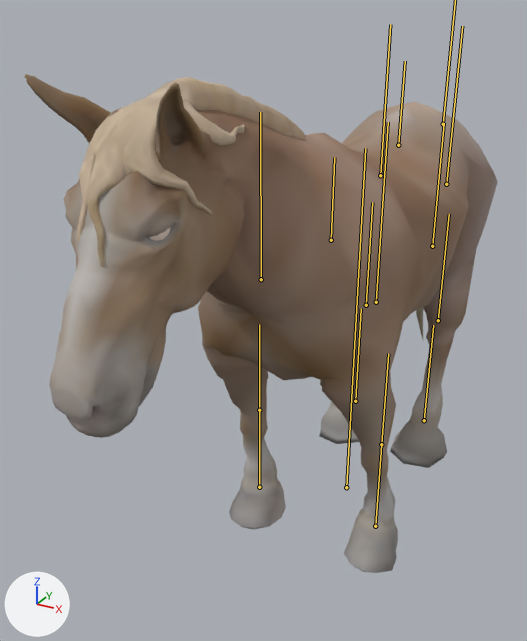
An edit to the glTF model gild_horse.glb, drawn before and after from the same camera.
Both versions are drawn from a 50 mm camera at (1.07, -2.8, 2.2) aimed at (-0.25, -0.39, 0.99). The axes (+X, +Y, +Z) are drawn at lower left. The lights are the same throughout. The first picture is the older version. The bones that change, and the others that lie on the model, are drawn over the model as lines.
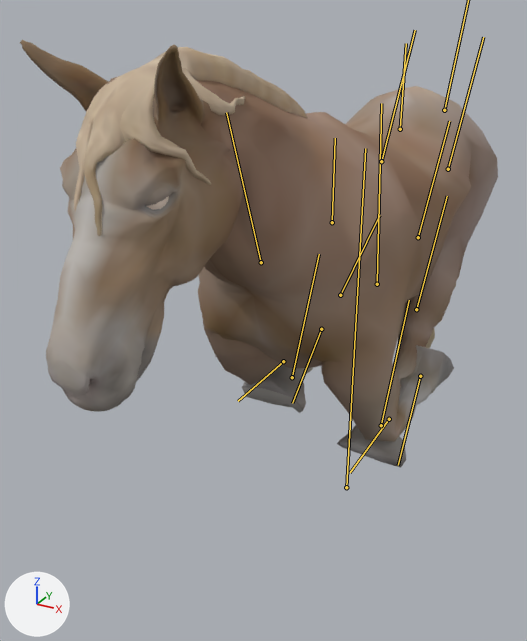
The newer file adds an action. The first version stands in its rest pose; the second is drawn at frame 0 of the action 'Gallop_Loop'.

The edits, one by one:
Bone 'hips' (bone_hips) moves from (0.0, 0.0, 0.0) to (0.0, 0.07, 0.0).
Bone 'FL1' (bone_fl1) turns from (0, 0, 0) to (7, 0, 0) degrees about its own x, y and z.
Bone 'FL2' (bone_fl2) turns from (0, 0, 0) to (84, 0, 0) degrees about its own x, y and z.
Bone 'FL3' (bone_fl3) turns from (0, 0, 0) to (55, 0, 0) degrees about its own x, y and z.
Bone 'FR1' (bone_fr1) turns from (0, 0, 0) to (21, 0, 0) degrees about its own x, y and z.
Bone 'FR2' (bone_fr2) turns from (0, 0, 0) to (69, 0, 0) degrees about its own x, y and z.
Bone 'FR3' (bone_fr3) turns from (0, 0, 0) to (40, 0, 0) degrees about its own x, y and z.
Bone 'tail1' (bone_tail1) turns from (0, 0, 0) to (-26, 0, 0) degrees about its own x, y and z.
Bone 'tail2' (bone_tail2) turns from (0, 0, 0) to (-10, 0, 0) degrees about its own x, y and z.
Bone 'HL1' (bone_hl1) turns from (0, 0, 0) to (-36, 0, 0) degrees about its own x, y and z.
Bone 'HL3' (bone_hl3) turns from (0, 0, 0) to (9, 0, 0) degrees about its own x, y and z.
Bone 'HR1' (bone_hr1) turns from (0, 0, 0) to (-32, 0, 0) degrees about its own x, y and z.
Bone 'HR2' (bone_hr2) turns from (0, 0, 0) to (-28, 0, 0) degrees about its own x, y and z.
Bone 'HR3' (bone_hr3) turns from (0, 0, 0) to (33, 0, 0) degrees about its own x, y and z.

What differs and where, as boxes [x1, y1, x2, y2] in the pictures (527 x 641 px):
'mesh', posed (14% shorter): before [24, 74, 498, 573]; after [20, 40, 498, 468]
bone 'hips', root to tip: before (398, 145) to (405, 61); after (400, 129) to (406, 43)
bone 'FL1', root to tip: before (376, 302) to (388, 122); after (377, 284) to (381, 103)
bone 'FL2', root to tip: before (381, 444) to (388, 353); after (389, 419) to (350, 472)
bone 'FL3', root to tip: before (375, 526) to (381, 444); after (420, 376) to (398, 465)
bone 'FR1', root to tip: before (261, 279) to (260, 112); after (261, 262) to (226, 112)
bone 'FR2', root to tip: before (259, 410) to (259, 324); after (283, 361) to (238, 401)
bone 'FR3', root to tip: before (259, 487) to (259, 410); after (321, 329) to (292, 403)
bone 'tail2', root to tip: before (432, 246) to (444, 123); after (418, 237) to (449, 121)
bone 'HL1', root to tip: before (446, 184) to (462, 26); after (448, 169) to (483, 37)
bone 'HL3', root to tip: before (424, 420) to (433, 325); after (381, 425) to (409, 300)
bone 'HR1', root to tip: before (380, 175) to (390, 24); after (381, 161) to (415, 30)
bone 'HR2', root to tip: before (366, 305) to (372, 202); after (340, 295) to (379, 215)
bone 'HR3', root to tip: before (355, 401) to (361, 308); after (292, 377) to (319, 254)
